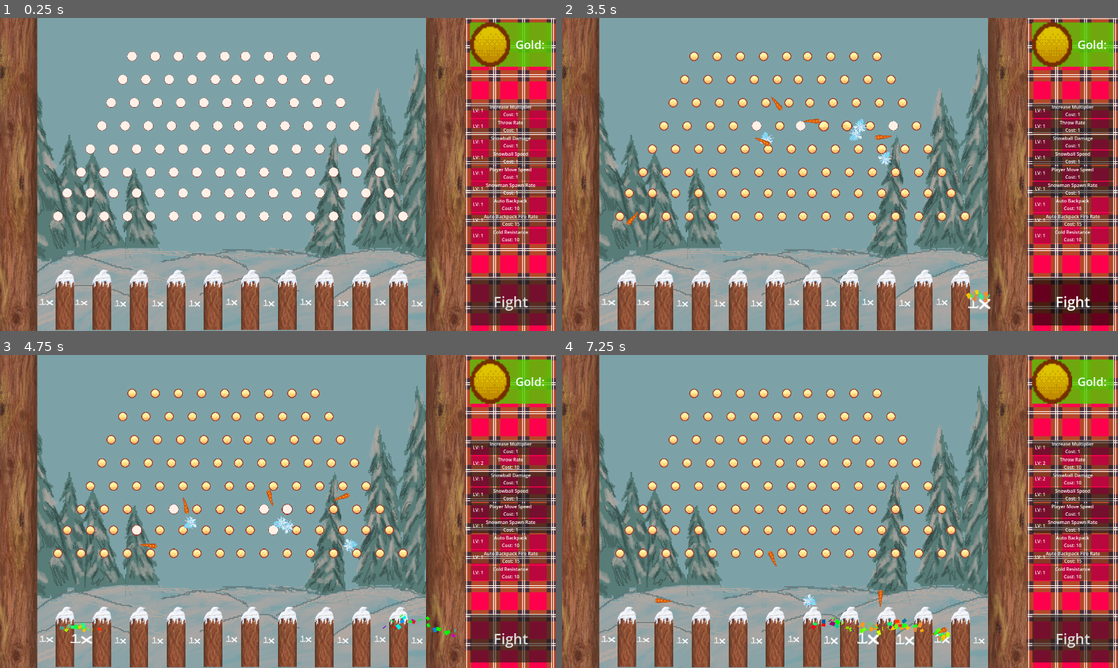
Above: before the commit, frames 1-4 (two rows, left to right).
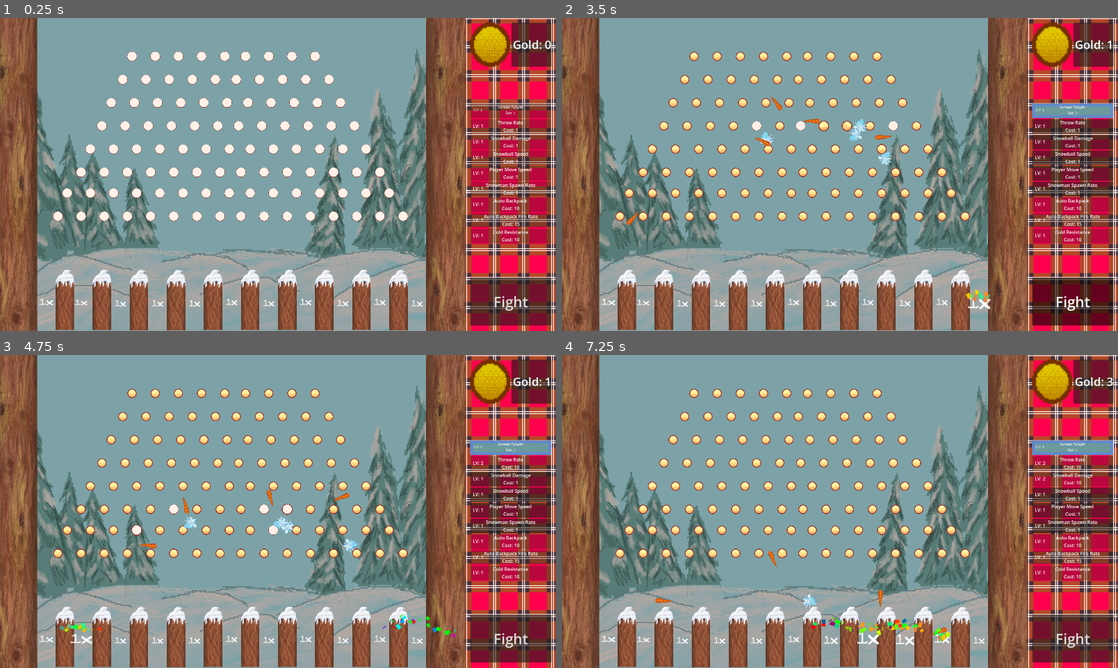
Above: after the commit, the same moments.

Repository: Parker-Vetter/snow-man-brawl
Game: Godot game, scene res://PeggleDrop/PeggleDrop.tscn
Same seed, same stepped clock (60 frames per second), same inputs: the game is played once before the commit and once after it. This scene is started directly instead of the project's main scene. The engine's default icon, where the game draws it, is replaced by a stand-in: a white triangle on a blue panel in a dark square.
Inputs (mouse positions are in pixels of both pictures, inside the frame that each line leads up to):
- Up to frame 1 (0.25 s): no input
- Up to frame 2 (3.5 s): click "Fight" at 0.5 s; click "Fight" at 1.25 s; click "Fight" at 2 s; move the mouse to (606, 302) at 2.77 s; hold Space (Shoot) from 2.78 s (still down); click (606, 302) at 2.92 s
- Up to frame 3 (4.75 s): release Space (Shoot) at 3.5 s; click "Throw Rate Cost: 1" at 3.5 s; move the mouse to (83, 639) at 4.27 s; tap Space (Shoot) at 4.35 s; click (83, 639) at 4.42 s
- Up to frame 4 (7.25 s): click "Snowball Damage Cost: 1" at 5 s; move the mouse to (684, 642) at 5.77 s; hold Space (Shoot) 5.78-6.53 s; click (684, 642) at 5.92 s; move the mouse to (717, 642) at 6.52 s; tap Space (Shoot) at 6.6 s; click (717, 642) at 6.67 s

The runs differ from the first frame. In frame 1, 1.4% of the frame differs, in the area x 84-100%, y 1-32%; in frame 2, 2.0%; in frame 3, 2.0%; in frame 4, 2.0%.
Error in both runs: Out of bounds get index '0' (on base: 'Array[Node]') (res://PeggleDrop/UI/ui_fight.gd:8)

Commit message:
Fixed broken path to root for gold lable

Diff:
--- a/MainGame/Scripts/snowman.gd
+++ b/MainGame/Scripts/snowman.gd
@@ -45,7 +45,7 @@
 
 func take_damage(damage: int) -> void:
 	health -= damage
-	splat.play()
+	#splat.play()
 	if health <= 0:
 		var drops = number_of_drops * (main.gameData.level if scaleDropsByLevel else 1)
 		for i in range(number_of_drops):
--- a/PeggleDrop/PeggleDrop.tscn
+++ b/PeggleDrop/PeggleDrop.tscn
@@ -15,6 +15,7 @@
 [ext_resource type="Script" uid="uid://djru0hlxtdbcm" path="res://PeggleDrop/UI/button_upgrade.gd" id="11_i8mh4"]
 [ext_resource type="Texture2D" uid="uid://cfp0w6sx6mf6" path="res://zacks sprites/background2.png" id="11_tr0iw"]
 [ext_resource type="Texture2D" uid="uid://of2d7p3fusij" path="res://PeggleDrop/ShopAssets/Shopidea.png" id="12_6snom"]
+[ext_resource type="Theme" uid="uid://cgldd5i3pdinj" path="res://MainGame/Resources/snowtheme.tres" id="13_1sqa4"]
 [ext_resource type="AudioStream" uid="uid://ni0golxj2ef3" path="res://PeggleDrop/Pegs/Plinko theme.wav" id="14_4y353"]
 [ext_resource type="AudioStream" uid="uid://bw0skcv4lhw2x" path="res://PeggleDrop/Pegs/Pegsound1.ogg" id="14_6snom"]
 [ext_resource type="AudioStream" uid="uid://bkypcaso3e18g" path="res://PeggleDrop/Confetti/rewardsound.ogg" id="16_soheg"]
@@ -67,8 +68,7 @@
 axis_stretch_horizontal = 1
 axis_stretch_vertical = 1
 
-[sub_resource type="StyleBoxFlat" id="StyleBoxFlat_1sqa4"]
-bg_color = Color(0.30588236, 0.8117647, 0, 0.80784315)
+[sub_resource type="StyleBoxEmpty" id="StyleBoxEmpty_1sqa4"]
 
 [sub_resource type="StyleBoxTexture" id="StyleBoxTexture_t8hvx"]
 texture = ExtResource("11_5ypyn")
@@ -768,7 +768,7 @@
 offset_top = -0.37600136
 offset_right = -0.072021484
 offset_bottom = -0.41600037
-theme_override_styles/panel = SubResource("StyleBoxFlat_1sqa4")
+theme_override_styles/panel = SubResource("StyleBoxEmpty_1sqa4")
 
 [node name="HBoxContainer" type="HBoxContainer" parent="CanvasLayer/MainUI/Control/Panel" unique_id=420191764]
 layout_mode = 1
@@ -785,8 +785,18 @@
 size_flags_horizontal = 3
 theme_override_styles/panel = SubResource("StyleBoxTexture_t8hvx")
 
-[node name="Gold_Label" type="Label" parent="CanvasLayer/MainUI/Control/Panel/HBoxContainer" unique_id=1557123810]
-layout_mode = 2
+[node name="Panel2" type="Panel" parent="CanvasLayer/MainUI/Control/Panel/HBoxContainer" unique_id=448867676]
+layout_mode = 2
+size_flags_horizontal = 3
+
+[node name="Gold_Label" type="Label" parent="CanvasLayer/MainUI/Control/Panel/HBoxContainer/Panel2" unique_id=1557123810]
+layout_mode = 0
+offset_left = 4.0
+offset_top = 48.0
+offset_right = 140.0
+offset_bottom = 103.0
+grow_horizontal = 2
+grow_vertical = 2
 size_flags_horizontal = 3
 theme_override_font_sizes/font_size = 40
 text = "Gold: "
@@ -814,6 +824,10 @@
 [node name="IncreaseMultiplier" type="Button" parent="CanvasLayer/MainUI/Control/ScrollContainer/VBoxContainer" unique_id=534159630]
 custom_minimum_size = Vector2(25, 50)
 layout_mode = 2
+theme = ExtResource("13_1sqa4")
+theme_override_colors/font_color = Color(0, 0, 0, 1)
+theme_override_colors/font_focus_color = Color(0.37705222, 0.3812889, 0.3470177, 1)
+theme_override_colors/font_hover_color = Color(0.16392049, 0.18823579, 0.95042735, 1)
 script = ExtResource("11_i8mh4")
 function_call = "increase_multiplyer"
 name_string = "Increase Multiplier"
--- a/PeggleDrop/UI/gold_label.gd
+++ b/PeggleDrop/UI/gold_label.gd
@@ -1,6 +1,6 @@
 extends Label
 
-@onready var peggle_drop: PeggleDrop = $"../../../../.."
+@onready var peggle_drop: PeggleDrop = $"../../../../../../.."
 
 
 # Called when the node enters the scene tree for the first time.
